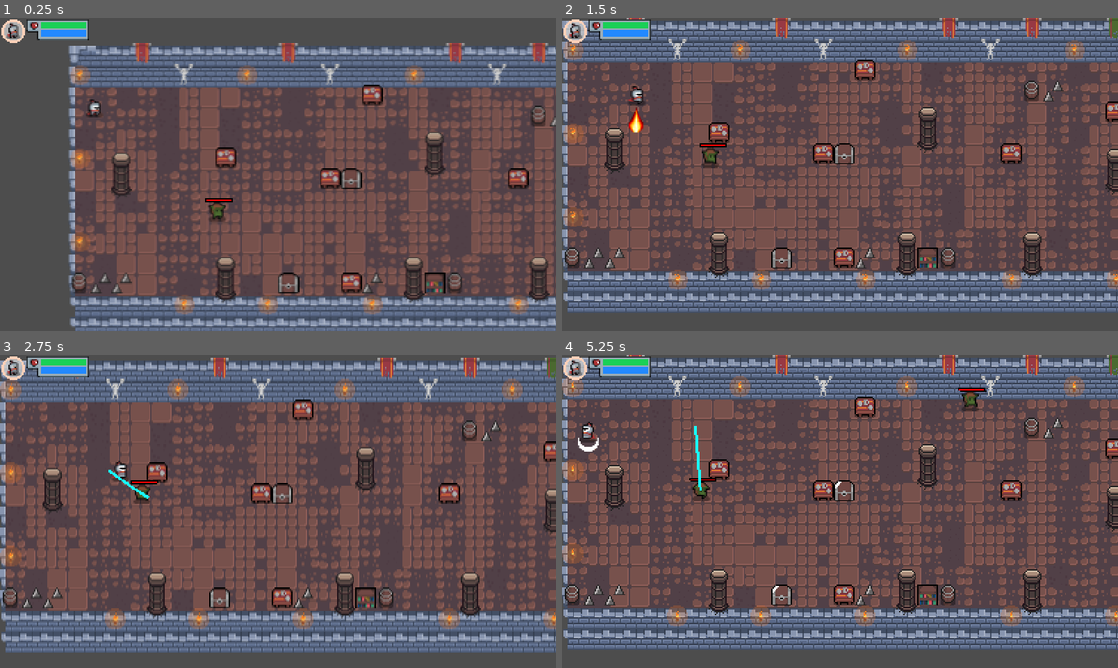
Above: before the commit, frames 1-4 (two rows, left to right).
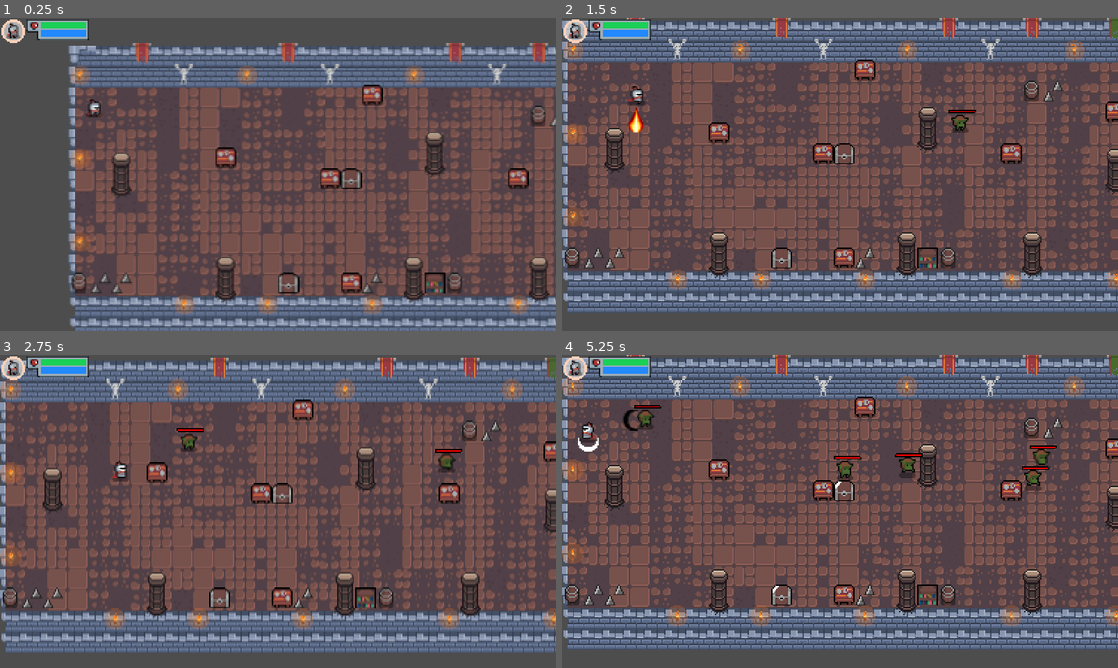
Above: after the commit, the same moments.

Repository: YugeCse/bonfire
Game: Godot game, scene res://scenes/main_scene.tscn
The game is run twice, just before and just after one commit, with the same random seed, the same clock (stepped at 60 frames per second) and the same inputs.
Inputs:
- Up to frame 1 (0.25 s): no input
- Up to frame 2 (1.5 s): hold D 0.53-1.28 s; hold J 0.53-1.28 s; hold S from 1.28 s (still down); tap K at 1.35 s
- Up to frame 3 (2.75 s): release S at 2.03 s; hold D from 2.03 s (still down); hold J from 2.03 s (still down)
- Up to frame 4 (5.25 s): release D at 2.78 s; release J at 2.78 s; hold W 2.78-3.53 s; tap K at 2.85, 4.35 s; hold J 3.53-4.28 s; hold A 3.53-5.03 s; hold S from 5.03 s (still down); hold J from 5.03 s (still down)

The runs differ from the first frame. In frame 1, 0.2% of the frame differs, in the area x 36-42%, y 57-66%; in frame 2, 0.4%; in frame 3, 0.7%; in frame 4, 1.6%, in the area x 10-89%, y 10-47%.

Commit message:
# 优化敌人追踪玩家

Diff:
--- a/components/enemy.gd
+++ b/components/enemy.gd
@@ -110,6 +110,8 @@
 		# 沿路径移动
 		var next_path_pos = $NavigationAgent2D.get_next_path_position()
 		var direction = global_position.direction_to(next_path_pos)
+		if roundi(direction.x) != 0:
+			current_direction = Vector2(roundi(direction.x), 0)
 		move_and_collide(direction * speed * delta) # 执行移动敌方
 #endregion
 
--- a/components/enemy.tscn
+++ b/components/enemy.tscn
@@ -208,6 +208,7 @@
 collision_mask = 1915
 platform_floor_layers = 4294965252
 platform_wall_layers = 378
+safe_margin = 1.0
 script = ExtResource("1_rnm7t")
 
 [node name="NavigationAgent2D" type="NavigationAgent2D" parent="."]
@@ -219,7 +220,6 @@
 avoidance_enabled = true
 radius = 8.0
 neighbor_distance = 8.0
-debug_enabled = true
 debug_use_custom = true
 debug_path_custom_color = Color(0.0901961, 1, 1, 1)
 debug_path_custom_point_size = 1.08
--- a/components/player.tscn
+++ b/components/player.tscn
@@ -209,6 +209,7 @@
 collision_mask = 2426
 platform_floor_layers = 4294963205
 platform_wall_layers = 378
+safe_margin = 1.0
 script = ExtResource("1_1kub6")
 
 [node name="Camera2D" type="Camera2D" parent="."]
--- a/scenes/main_scene.gd
+++ b/scenes/main_scene.gd
@@ -9,7 +9,9 @@
 		if data and data.has_custom_data('object_type'):
 			var obj_type = data.get_custom_data('object_type')
 			print('----> ' + obj_type)
-			if obj_type == 'floor':
+			if obj_type == 'floor' and coordinate.x > 2 \
+				and coordinate.y > 2 and coordinate.y < 12 \
+				and coordinate.x < 29:
 				_born_coords.push_back(coordinate)
 				print('----> 长度：' + str(_born_coords.size()))
 	for coordinate in $ObjectsLayer.get_used_cells():
@@ -33,5 +35,5 @@
 	var rand = randi_range(0,coordinates.size()-1)
 	var data = coordinates[rand]
 	var node = $EnemyGenerator.generate(\
-		Vector2(data.x, data.y) * Vector2(24, 24))
+		Vector2(data.x, data.y) * Vector2(16, 16))
 	$EnemyLayer.add_child(node)
--- a/scenes/main_scene.tscn
+++ b/scenes/main_scene.tscn
@@ -35,7 +35,6 @@
 [ext_resource type="Texture2D" uid="uid://3bblxntytcy5" path="res://assets/images/itens/prisoner.png" id="32_xp01v"]
 [ext_resource type="Texture2D" uid="uid://b8us2njxehl4w" path="res://assets/images/itens/spikes.png" id="33_jix7a"]
 [ext_resource type="Texture2D" uid="uid://dq5geky2kdsr3" path="res://assets/images/itens/table.png" id="34_segjr"]
-[ext_resource type="PackedScene" uid="uid://nvgvsp2287ue" path="res://components/enemy.tscn" id="36_onjth"]
 [ext_resource type="Script" uid="uid://bbj80j5p1g2gs" path="res://components/enemy_generator.gd" id="37_onjth"]
 
 [sub_resource type="NavigationPolygon" id="NavigationPolygon_267kh"]
@@ -405,9 +404,6 @@
 
 [node name="EnemyLayer" type="Node2D" parent="."]
 
-[node name="Enemy" parent="EnemyLayer" instance=ExtResource("36_onjth")]
-position = Vector2(113, 129)
-
 [node name="Player" parent="." instance=ExtResource("5_gubc5")]
 position = Vector2(19, 49)
 collision_mask = 58
Not shown: 1 places in scenes/main_scene.tscn that only renumber resources
